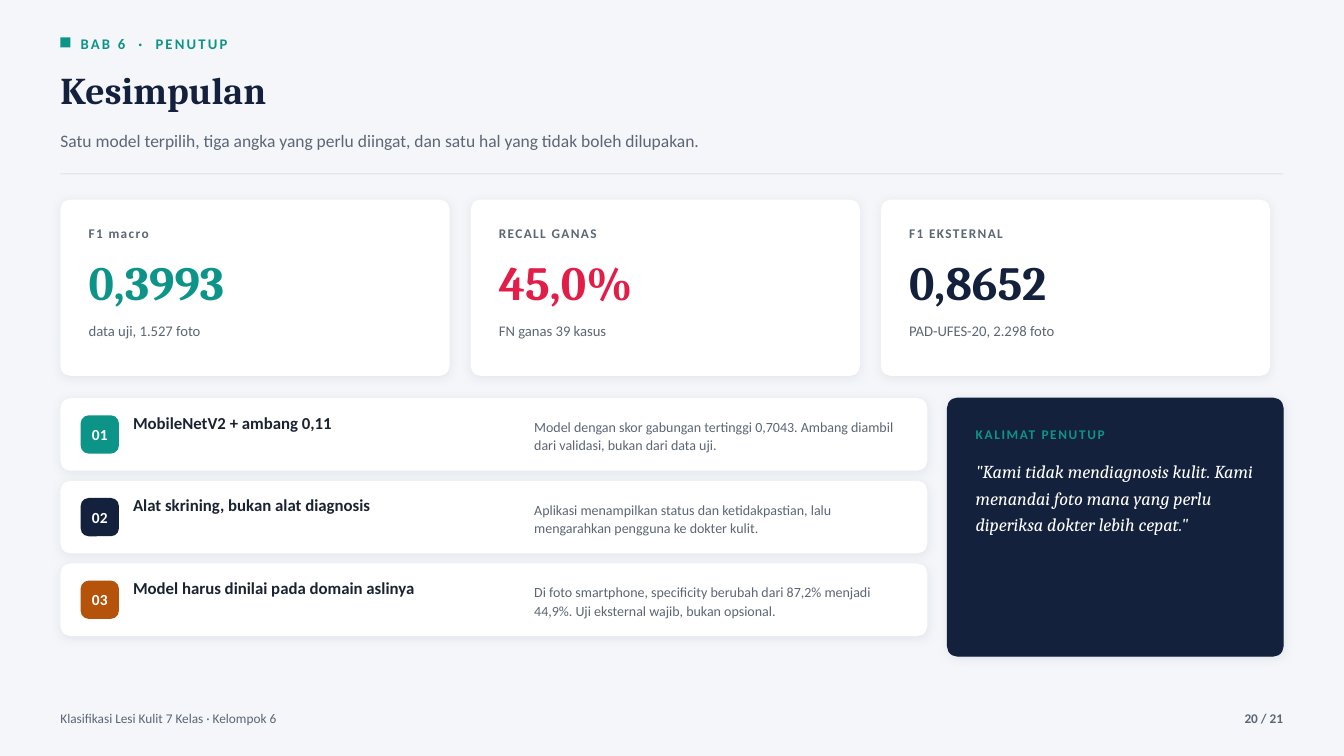
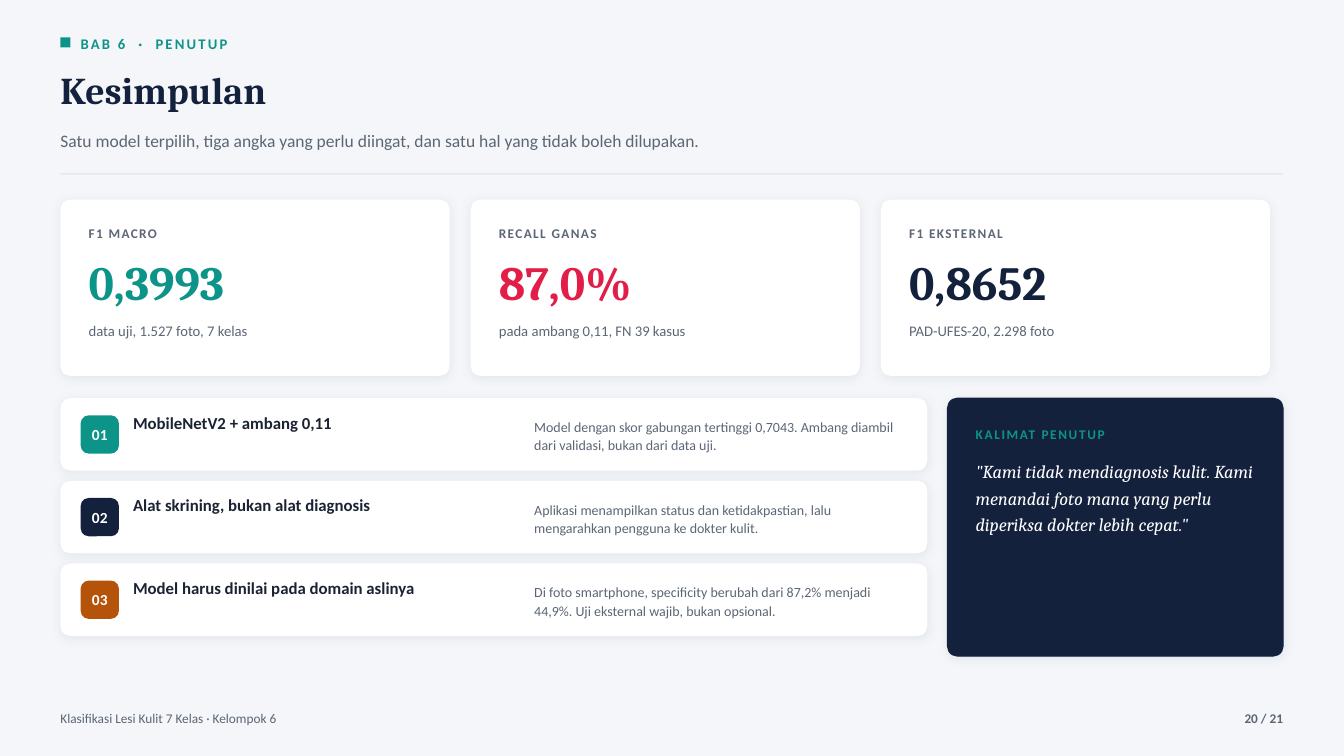
Before and after one commit to Grenaydinkamil/ProjectForestry_ML2026_Mendekteksi_Lesi_Kulit, a slide deck: slide 20 of docs/PPT_KEL6_Kaltafarmforesty.pptx. Drawn at 1344x756 pixels with LibreOffice and Linux fonts; fonts in the diff are those of the drawing. Boxes give left, top, right and bottom in pixels: in the first picture for what was removed or moved away, otherwise in the second. Text is boxed around its words. In the diff, an @@ line names an element or a change of style, - is before the commit and + after.

```diff
--- a/docs/PPT_KEL6_Kaltafarmforesty.pptx
+++ b/docs/PPT_KEL6_Kaltafarmforesty.pptx
@@ text at <box>89,220,421,246</box>: text changed @@
-F1 macro
+F1 MACRO
@@ text at <box>499,267,632,307</box>: text changed @@
-45,0%
+87,0%
@@ text at <box>89,326,248,339</box>: text changed @@
-data uji, 1.527 foto
+data uji, 1.527 foto, 7 kelas
@@ text at <box>499,326,686,339</box>: text changed @@
-FN ganas 39 kasus
+pada ambang 0,11, FN 39 kasus
```
Also in this commit, not shown: 4 other slides changed, 9 other files.
